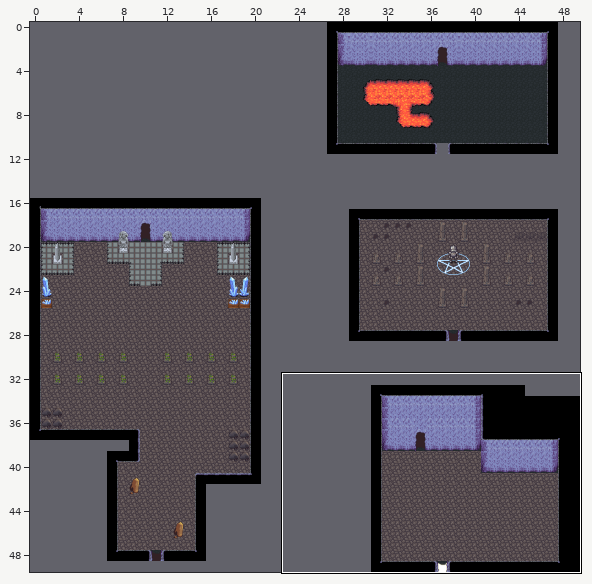
Tiled map -- Prototipos/Mapas/mazmorratest.tmx. The first picture is a wide view before the edit; the outline marks the close-up.
Close-up. First the earlier version:
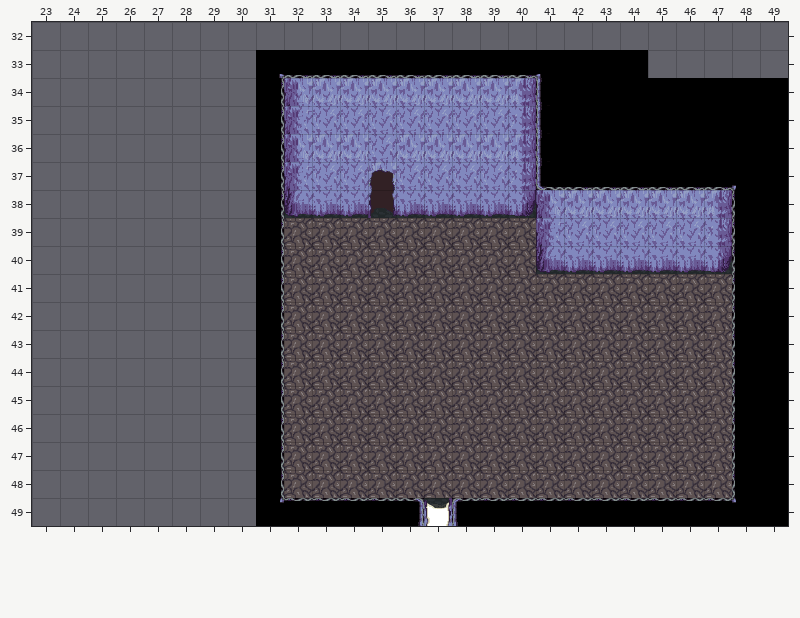
Cells are 32x32 px. Shown: x 23..49, y 32..49. The commit also changed other parts of the map, which this record leaves out.
And afterwards:
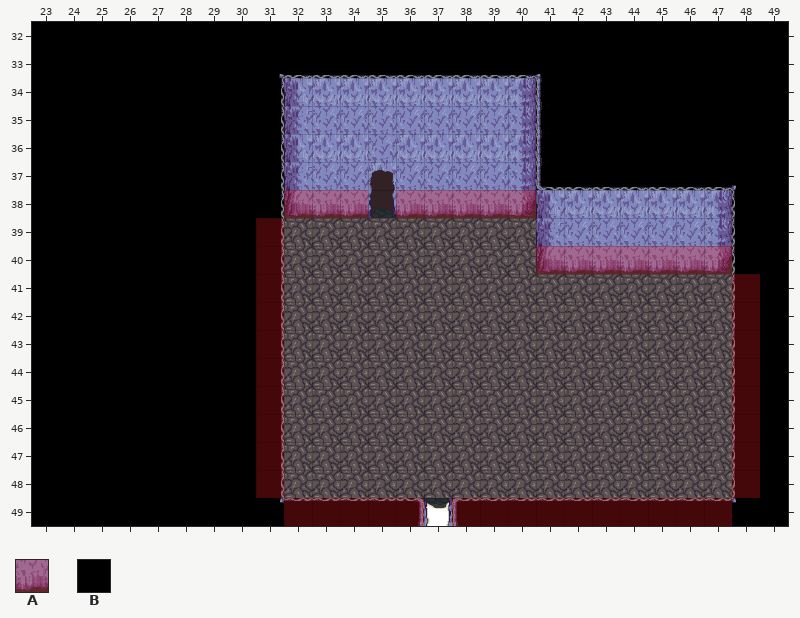
Key: from "RED": A 0; from "cavern_ruins": B 183.
_ is an empty cell, . an unchanged one.
Tiles of an added or newly shown layer are drawn over the layers below it.
See-through tiles are keyed as they look on the map.
The exact change:
--- layer "Black" (added)
@@ x 23..49 @@
-32 ___________________________
-33 ________.............._____
-34 ________...................
-35 ________...................
-36 ________...................
-37 ________...................
-38 ________...................
-39 ________...................
-40 ________...................
-41 ________...................
-42 ________...................
-43 ________...................
-44 ________...................
-45 ________...................
-46 ________...................
-47 ________...................
-48 ________...................
-49 ________...................
+32 BBBBBBBBBBBBBBBBBBBBBBBBBBB
+33 BBBBBBBB..............BBBBB
+34 BBBBBBBB...................
+35 BBBBBBBB...................
+36 BBBBBBBB...................
+37 BBBBBBBB...................
+38 BBBBBBBB...................
+39 BBBBBBBB...................
+40 BBBBBBBB...................
+41 BBBBBBBB...................
+42 BBBBBBBB...................
+43 BBBBBBBB...................
+44 BBBBBBBB...................
+45 BBBBBBBB...................
+46 BBBBBBBB...................
+47 BBBBBBBB...................
+48 BBBBBBBB...................
+49 BBBBBBBB...................
--- layer "Collisions" (added)
@@ x 31..48 @@
-38 .___._____........
-39 _.................
-40 _........._______.
-41 _................_
-42 _................_
-43 _................_
-44 _................_
-45 _................_
-46 _................_
-47 _................_
-48 _................_
-49 ._____.__________.
+38 .AAA.AAAAA........
+39 A.................
+40 A.........AAAAAAA.
+41 A................A
+42 A................A
+43 A................A
+44 A................A
+45 A................A
+46 A................A
+47 A................A
+48 A................A
+49 .AAAAA.AAAAAAAAAA.
